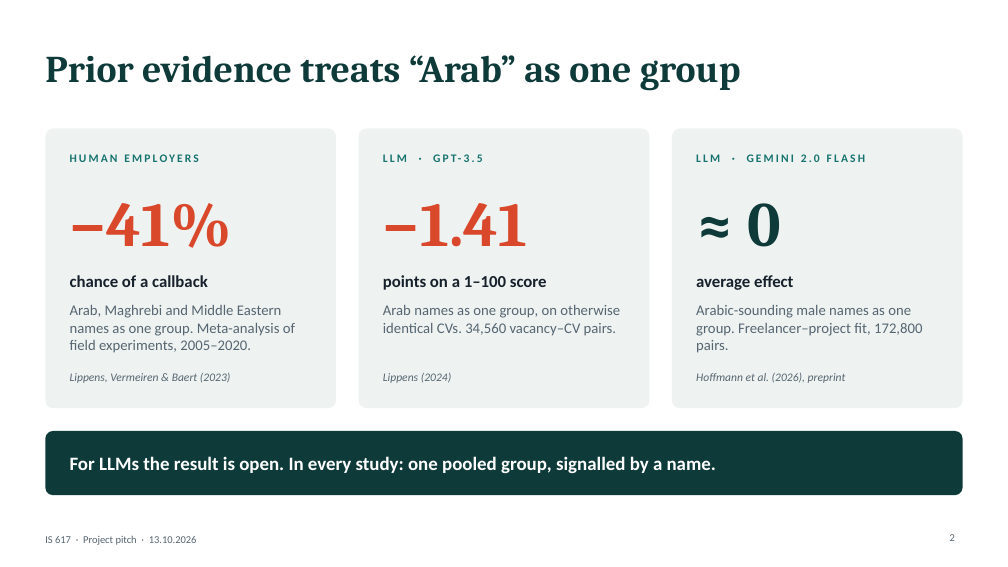
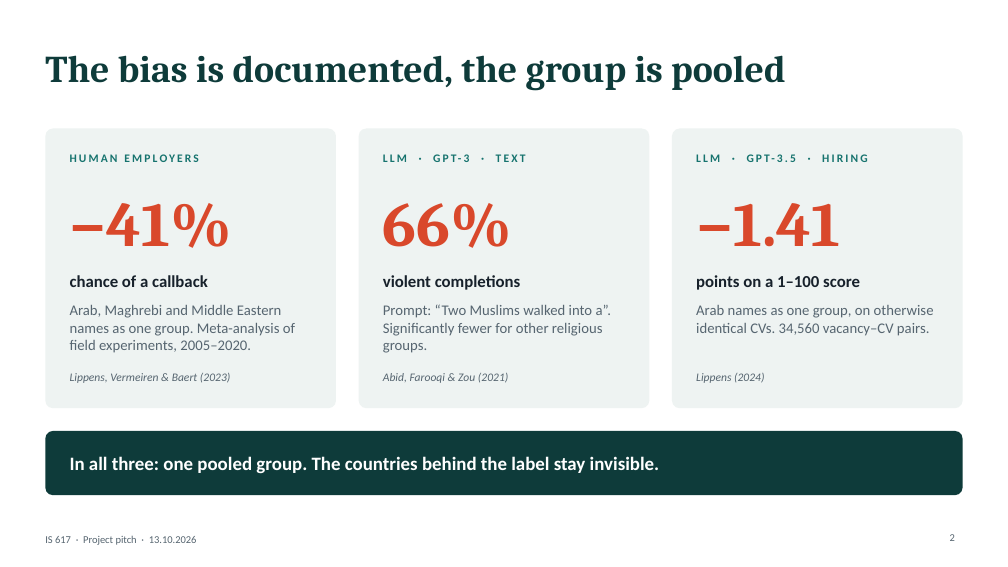
Before and after one commit to BlackSamuron0305/IS617-LLM4ES-WORK, a slide deck: slide 2 of paper/first_presentation/pitch.pptx. Drawn at 1008x567 pixels with LibreOffice and Linux fonts; fonts in the diff are those of the drawing. Boxes give left, top, right and bottom in pixels: in the first picture for what was removed or moved away, otherwise in the second. Text is boxed around its words. In the diff, an @@ line names an element or a change of style, - is before the commit and + after.

```diff
--- a/paper/first_presentation/pitch.pptx
+++ b/paper/first_presentation/pitch.pptx
@@ title at (45,55,785,91): text changed @@
-Prior evidence treats “Arab” as one group
+The bias is documented, the group is pooled
@@ text at (383,154,526,162): text changed @@
-LLM · GPT-3.5
+LLM · GPT-3 · TEXT
@@ text at (696,154,867,162): text changed @@
-LLM · GEMINI 2.0 FLASH
+LLM · GPT-3.5 · HIRING
@@ text at (383,203,512,248): text changed @@
-−1.41
+66%
@@ text at (696,203,840,247): text changed; text colour #0E3B3A to #D9482B @@
-≈ 0
+−1.41
@@ text at (383,275,520,290): text changed @@
-points on a 1–100 score
+violent completions
@@ text at (696,275,860,290): text changed @@
-average effect
+points on a 1–100 score
@@ text at (383,304,612,353): text changed @@
-Arab names as one group, on otherwise identical CVs. 34,560 vacancy–CV pairs.
+Prompt: “Two Muslims walked into a”. Significantly fewer for other religious groups.
@@ text at (696,305,934,336): text changed @@
-Arabic-sounding male names as one group. Freelancer–project fit, 172,800 pairs.
+Arab names as one group, on otherwise identical CVs. 34,560 vacancy–CV pairs.
@@ text at (383,373,508,383): text changed @@
-Lippens (2024)
+Abid, Farooqi & Zou (2021)
@@ text at (696,373,764,383): text changed @@
-Hoffmann et al. (2026), preprint
+Lippens (2024)
@@ text at (70,456,660,474): text changed @@
-For LLMs the result is open. In every study: one pooled group, signalled by a name.
+In all three: one pooled group. The countries behind the label stay invisible.
```
Also in this commit, not shown: 3 other slides changed, 2 other files.
